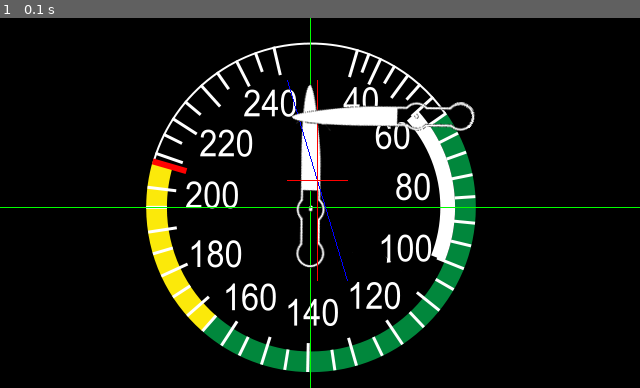
Above: before the commit, frame 1.
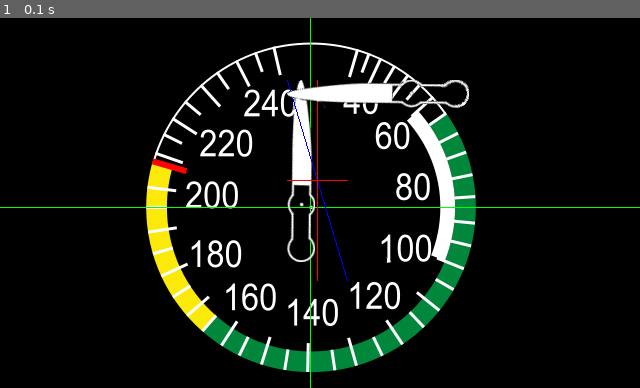
Above: after the commit, the same moment.

Repository: hzcodec/python_edu
Game: pygame game, started from pygame/airspeed1.py
The game is run twice, just before and just after one commit, with the same random seed, the same clock (stepped at 60 frames per second) and the same inputs.
Inputs:
- Up to frame 1 (0.1 s): no input

The runs differ from the first frame. In frame 1, 2.9% of the frame differs, in the area x 44-75%, y 16-68%.

Commit message:
rotate1 added. Image of needle changed.

Diff:
--- a/pygame/airspeed1.py
+++ b/pygame/airspeed1.py
@@ -46,6 +46,8 @@
     pygame.draw.line(instrument_panel,(255,0,0),(317,62),(317,262))
     pygame.draw.line(instrument_panel,(255,0,0),(287,162),(347,162))
 
+    # get size of needle => (60,200)
+    #print needle.get_size()
 
     # rotate the needle 90 degrees
     ptr = pygame.transform.rotate(needle,90)
--- /dev/null
+++ b/pygame/rotate1.py
@@ -0,0 +1,40 @@
+import pygame
+from pygame.locals import *
+
+SIZE = 640,480
+pygame.init()
+screen = pygame.display.set_mode(SIZE)
+
+done = False
+screen.fill((0,0,0))
+other1 = pygame.image.load("image_needle.png").convert_alpha()
+other2 = pygame.transform.rotate(other1,90)
+other3 = pygame.transform.rotate(other1,180)
+other4 = pygame.transform.rotate(other1,270)
+
+needle_rect = other1.get_rect()
+#(0,0 - 28,182)
+print("Coordinates for needle rectangle:",needle_rect)
+needle_size = other1.get_size()
+print("Size of needle rectangle:",needle_size)
+
+screen.blit(other1,(200,100))
+screen.blit(other2,(90,212))
+screen.blit(other3,(200,168))
+screen.blit(other4,(156,210))
+
+# draw green cross to point out pivot point of needle
+pygame.draw.line(screen,(0,255,0),(214,80),(214,360))
+pygame.draw.line(screen,(0,255,0),(100,225),(320,225))
+
+# draw red diagonals to mark out the box
+pygame.draw.line(screen,(255,0,0),(200,100),(228,282))
+pygame.draw.line(screen,(255,0,0),(228,100),(200,282))
+
+pygame.display.flip()
+
+while not done:
+    for e in pygame.event.get():
+        if e.type == QUIT or (e.type == KEYDOWN and e.key == K_ESCAPE):
+            done = True
+            break
Binary file changed: pygame/image_needle.png
